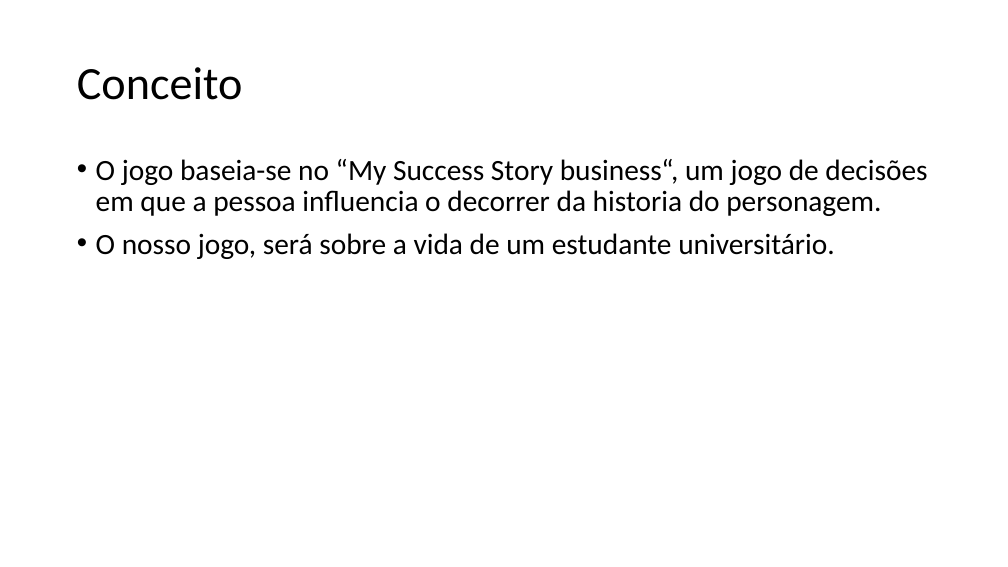
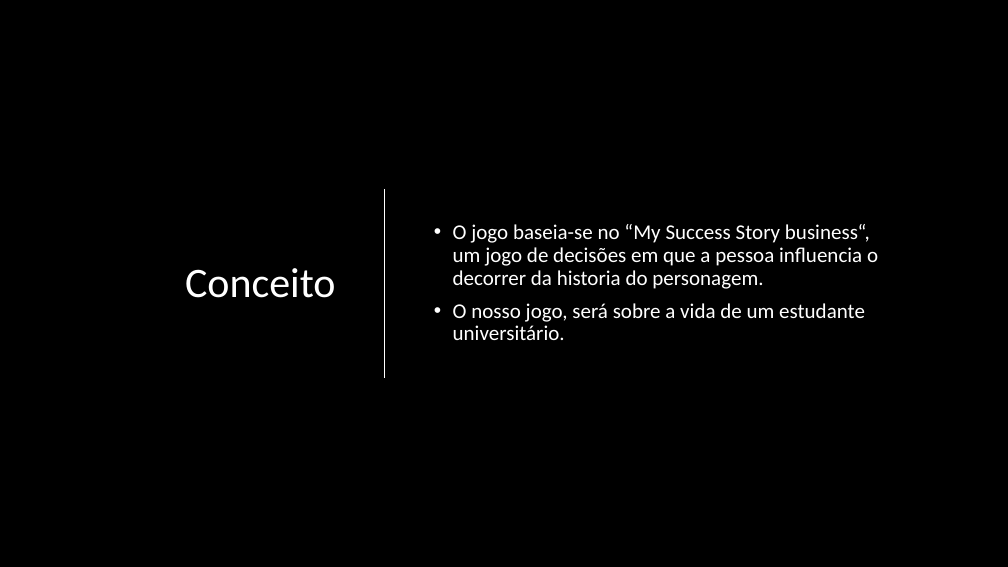
Before and after one commit to 1diogoguimaraes/Academics, a slide deck: slide 2 of DJW/presentation/Jogo.pptx. Drawn at 1008x567 pixels with LibreOffice and Linux fonts; fonts in the diff are those of the drawing; background and template pictures are left out. Boxes give left, top, right and bottom in pixels: in the first picture for what was removed or moved away, otherwise in the second. Text is boxed around its words. In the diff, an @@ line names an element or a change of style, - is before the commit and + after.

```diff
--- a/DJW/presentation/Jogo.pptx
+++ b/DJW/presentation/Jogo.pptx
@@ background #FFFFFF to picture (left out) @@
@@ title "Conceito": place and size @@
-title "Conceito" at (77,67,243,100)
+title "Conceito" at (185,268,335,298)
@@ title "Conceito" at (185,268,335,298): size 44 to 40 pt, text colour #000000 to #FFFFFF; alignment left to right @@
@@ text "O jogo baseia-se no “My ...": place and size @@
-text "O jogo baseia-se no “My ..." at (96,159,927,259)
+text "O jogo baseia-se no “My ..." at (453,224,878,340)
@@ text "O jogo baseia-se no “My ..." at (453,224,878,340): size 28 to 20 pt, text colour #000000 to #FFFFFF; vertical alignment top to middle @@
@@ line added from (385, 189) to (385, 378), #FFFFFF 1.25 pt @@
```
Also in this commit, not shown: 4 other slides changed, 1 slide added, 2 slides removed.
